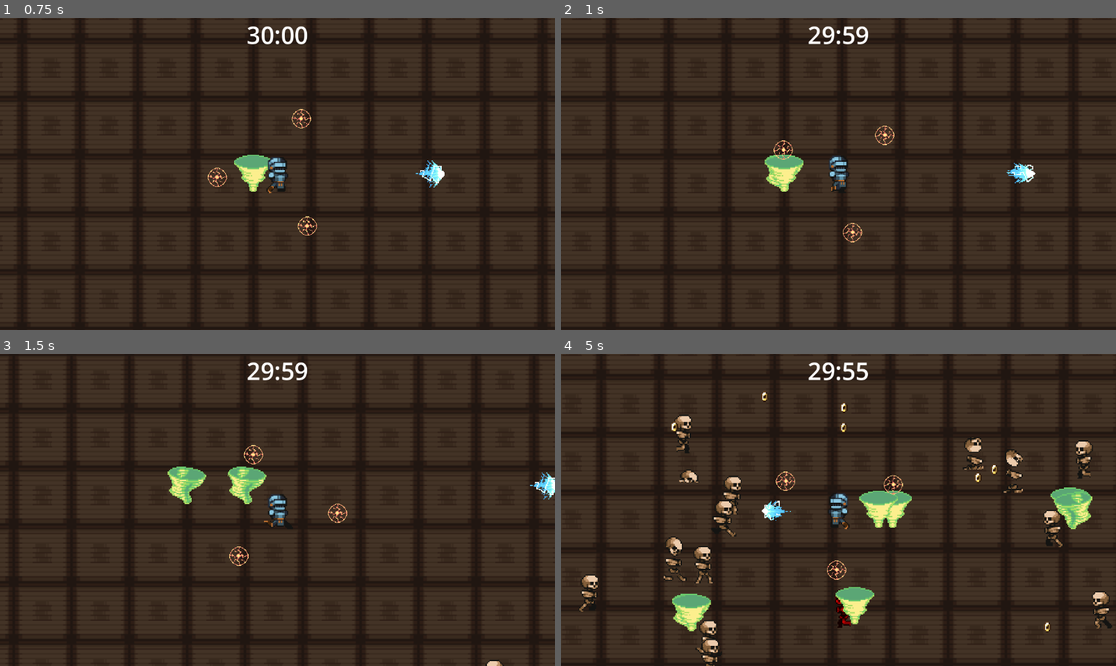
Above: before the commit, frames 1-4 (two rows, left to right).
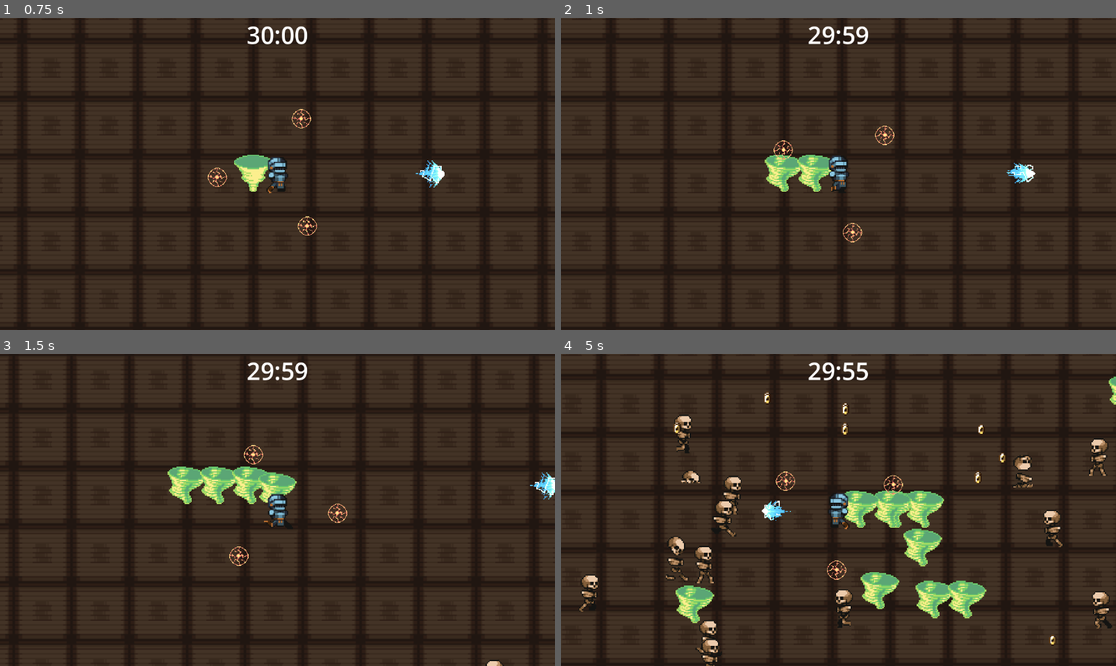
Above: after the commit, the same moments.

Repository: ethanreleford/Smashernization
Game: Godot game, scene res://scenes/world.tscn
Same seed, same stepped clock (60 frames per second), same inputs: the game is played once before the commit and once after it.
Inputs:
- Up to frame 1 (0.75 s): hold D (Move Right) from 0.53 s (still down)
- Up to frame 2 (1 s): keep holding D (Move Right)
- Up to frame 3 (1.5 s): release D (Move Right) at 1.28 s; hold S (Move Down) from 1.28 s (still down)
- Up to frame 4 (5 s): release S (Move Down) at 2.03 s; hold D (Move Right) 2.03-2.78 s; hold W (Move Up) 2.78-3.53 s; hold A (Move Left) from 3.53 s (still down)

Frame 1 is identical in both runs. In frame 2, 0.8% of the frame differs, in the area x 36-49%, y 43-56%; in frame 3, 1.3%; in frame 4, 7.3%, in the area x 18-100%, y 7-94%.

Commit message:
day 6.1
break day-off

Diff:
--- a/scenes/abilites/tornado_node.tscn
+++ b/scenes/abilites/tornado_node.tscn
@@ -40,7 +40,7 @@
 }]
 
 [sub_resource type="CircleShape2D" id="CircleShape2D_mlfvm"]
-radius = 65.0
+radius = 63.0714
 
 [node name="TornadoNode" type="RigidBody2D"]
 script = ExtResource("1_bsxk0")
--- a/scripts/abilites/tornado_instance.gd
+++ b/scripts/abilites/tornado_instance.gd
@@ -20,5 +20,5 @@
 		var tornado_instance = tornado.instantiate()
 		tornado_instance.global_position = global_position
 		get_tree().root.add_child(tornado_instance)
-		await get_tree().create_timer(0.5).timeout
+		await get_tree().create_timer(0.25).timeout
 		canSpawn = true
